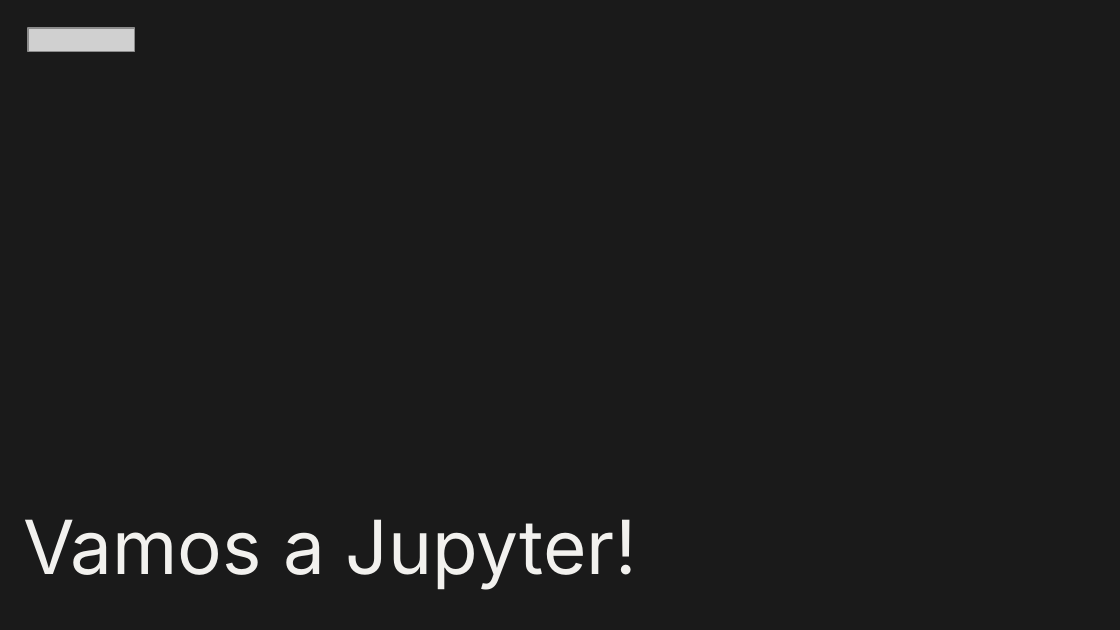
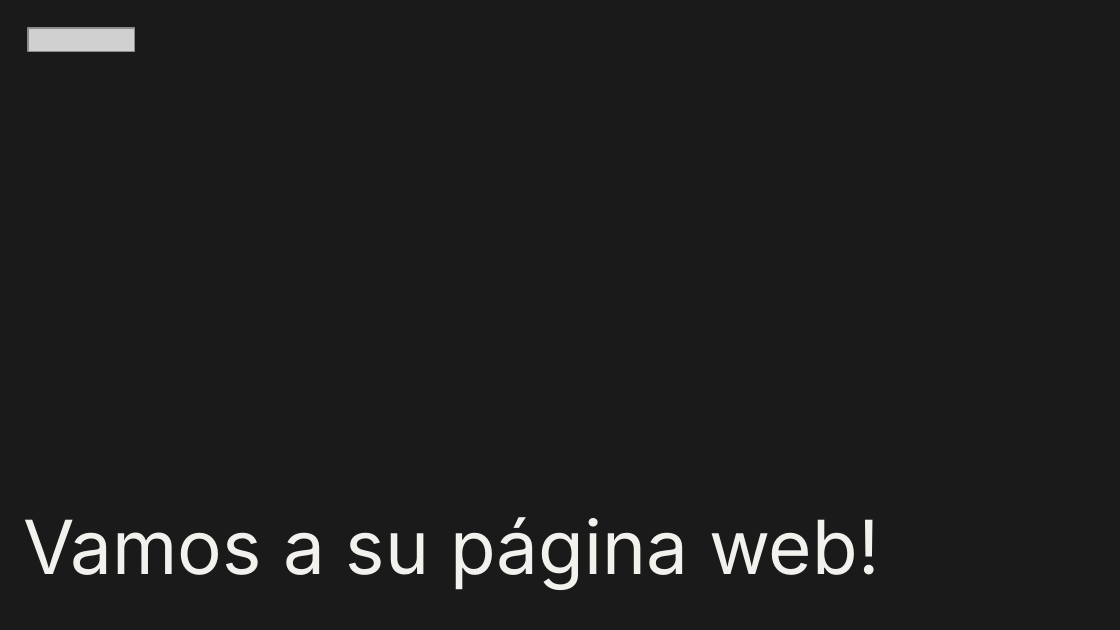
Before and after one commit to ljpiere/data_python_classes, a slide deck: slide 8 of DA/Webinar 16 - Sprint 7 - Git_IDE/Webinar_14.pptx. Drawn at 1120x630 pixels with LibreOffice and Linux fonts; fonts in the diff are those of the drawing; grey boxes stand for pictures. Boxes give left, top, right and bottom in pixels: in the first picture for what was removed or moved away, otherwise in the second. Text is boxed around its words. In the diff, an @@ line names an element or a change of style, - is before the commit and + after.

```diff
--- a/DA/Webinar 16 - Sprint 7 - Git_IDE/Webinar_14.pptx
+++ b/DA/Webinar 16 - Sprint 7 - Git_IDE/Webinar_14.pptx
@@ title at [23, 517, 879, 589]: text changed @@
-Vamos a Jupyter!
+Vamos a su página web!
```
Also in this commit, not shown: 1 other slide changed, 2 slides added, 7 other files.
